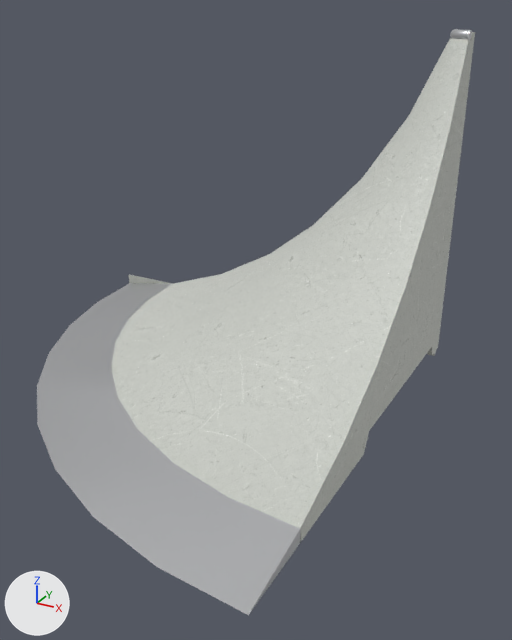
Renders of the glTF model public/katalog/modelle/kegel-150.gltf from each side of a commit.
The view is the same before and after, from a camera (50 mm lens) standing at (1.72, -2.28, 1.57) and looking at (0.43, 0.06, 0.4). Arrows for +X, +Y and +Z are at lower left; the lights stay in place. The picture after the commit comes second. Vertices at exactly the same position are counted once.

The scene before the commit, as lines of its bpy script (objects in view):
```python
me_sk0477_kegel_150_001 = bpy.data.meshes.new('SK0477_Kegel_150.001')
me_sk0477_kegel_150_001.from_pydata(...)  # 573 vertices, 1156 faces; spans x -0.98..0.98, y -0.97..0.98, z 0.0..1.49
# faces by material slot: [402, 754]
me_sk0477_kegel_150_001.materials.append(mat_beton)
me_sk0477_kegel_150_001.materials.append(mat_stahl)  # white #e1e2e5
ob_sk0477_kegel_150_001 = bpy.data.objects.new('SK0477_Kegel_150.001', me_sk0477_kegel_150_001)
ob_sk0477_kegel_150_001.location = (0.0, 0.0, 0.0)
```
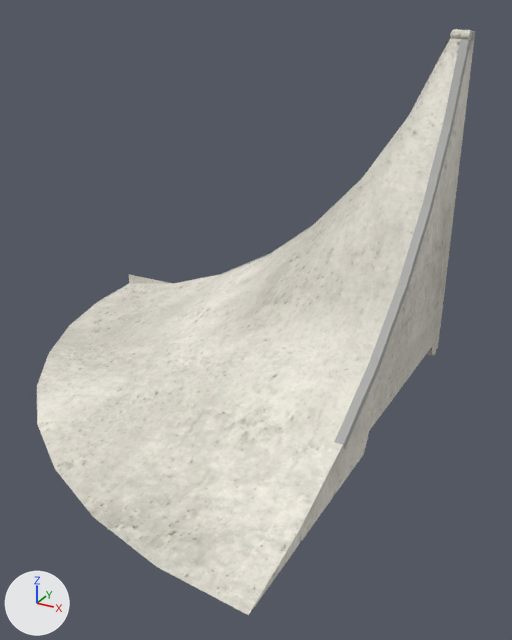
Pixel boxes (x1, y1, x2, y2) of what changed, in the pictures (512 x 640 px):
```json
{"object": "SK0477_Kegel_150.001", "change": "reshaped", "before": [37, 29, 475, 615], "after": [37, 29, 476, 615]}
{"part": 1, "of": "me_sk0477_kegel_150_001", "change": "added", "after": [334, 39, 470, 449]}
{"part": 2, "of": "me_sk0477_kegel_150_001", "change": "added", "after": [218, 38, 450, 276]}
{"part": 3, "of": "me_sk0477_kegel_150_001", "change": "added", "after": [94, 31, 476, 615]}
{"part": 4, "of": "me_sk0477_kegel_150_001", "change": "recoloured", "before": [111, 35, 472, 497], "after": [111, 35, 472, 497]}
{"part": 5, "of": "me_sk0477_kegel_150_001", "change": "recoloured", "before": [37, 29, 472, 517], "after": [37, 29, 472, 517]}
```

Scene script edits in JSON lines:
```json
{"op": "add", "block": "img_kegel_150_normal", "code": ["img_kegel_150_normal = load_image('kegel-150_normal', 'texturen/kegel-150_normal.jpg', 2048, 2048, 'Non-Color')"]}
{"op": "add", "block": "img_kegel_150_farbe", "code": ["img_kegel_150_farbe = load_image('kegel-150_farbe', 'texturen/kegel-150_farbe.jpg', 2048, 2048, 'sRGB')"]}
{"op": "add", "block": "mat_beton_web_069", "code": ["mat_beton_web_069 = bpy.data.materials.new('Beton_web.069')", "# uses the picture img_kegel_150_farbe", "# uses the picture img_kegel_150_normal"]}
{"op": "add", "block": "mat_beton_web_068", "code": ["mat_beton_web_068 = bpy.data.materials.new('Beton_web.068')", "# uses the picture img_kegel_150_farbe", "# uses the picture img_kegel_150_normal"]}
{"op": "add", "block": "mat_kantenwinkel_web_043", "code": ["mat_kantenwinkel_web_043 = bpy.data.materials.new('Kantenwinkel_web.043')", "# uses the picture img_kegel_150_farbe", "# uses the picture img_kegel_150_normal"]}
{"block": "me_sk0477_kegel_150_001", "where": "# used by ob_sk0477_kegel_150_001; location = (0.0, 0.0, 0.0)"}
{"op": "remove", "block": "me_sk0477_kegel_150_001", "code": "me_sk0477_kegel_150_001.from_pydata(...)  # 573 vertices, 1156 faces; spans x -0.98..0.98, y -0.97..0.98, z 0.0..1.49"}
{"op": "add", "block": "me_sk0477_kegel_150_001", "code": "me_sk0477_kegel_150_001.from_pydata(...)  # 771 vertices, 1501 faces; spans x -0.98..0.98, y -0.97..0.98, z 0.0..1.49"}
{"block": "me_sk0477_kegel_150_001", "change": "me_sk0477_kegel_150_001 part 1: a new loose piece of 18 vertices spanning x 0.94..0.98, y -0.3..0.9, z 0.15..1.46, in mat_kantenwinkel_web_043"}
{"block": "me_sk0477_kegel_150_001", "change": "me_sk0477_kegel_150_001 part 2: a new loose piece of 18 vertices spanning x -0.3..0.9, y 0.94..0.98, z 0.15..1.46, in mat_kantenwinkel_web_043"}
{"block": "me_sk0477_kegel_150_001", "change": "me_sk0477_kegel_150_001 part 3: 162 vertices added at x -0.98..0.98, y -0.97..0.98, z 0.0..1.48"}
{"block": "me_sk0477_kegel_150_001", "change": "me_sk0477_kegel_150_001 part 4: 287 faces spanning x -0.98..0.98, y -0.97..0.98, z 0.0..1.48 switch from mat_beton to mat_beton_web_068"}
{"block": "me_sk0477_kegel_150_001", "change": "me_sk0477_kegel_150_001 part 5: 714 faces spanning x -0.95..0.98, y -0.97..0.98, z 0.0..1.49 switch from mat_stahl (white #e1e2e5) to mat_beton_web_069"}
{"op": "add", "block": "me_sk0477_kegel_150_001", "code": "me_sk0477_kegel_150_001.materials.append(mat_kantenwinkel_web_043)"}
```
